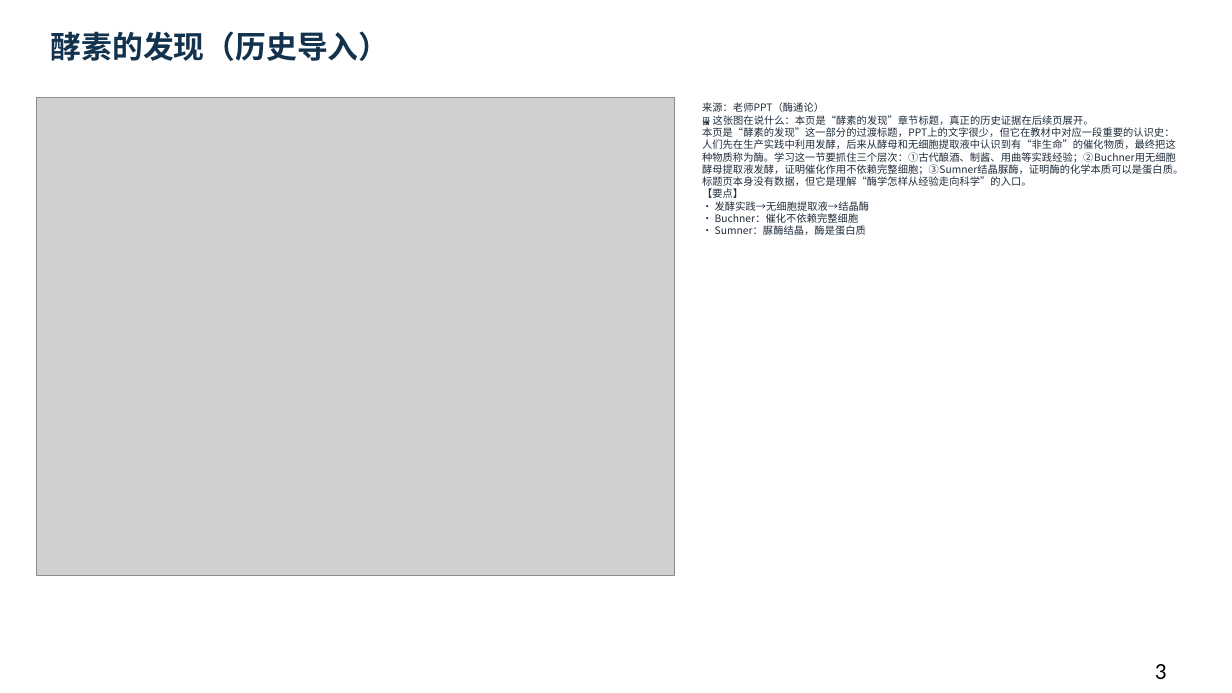
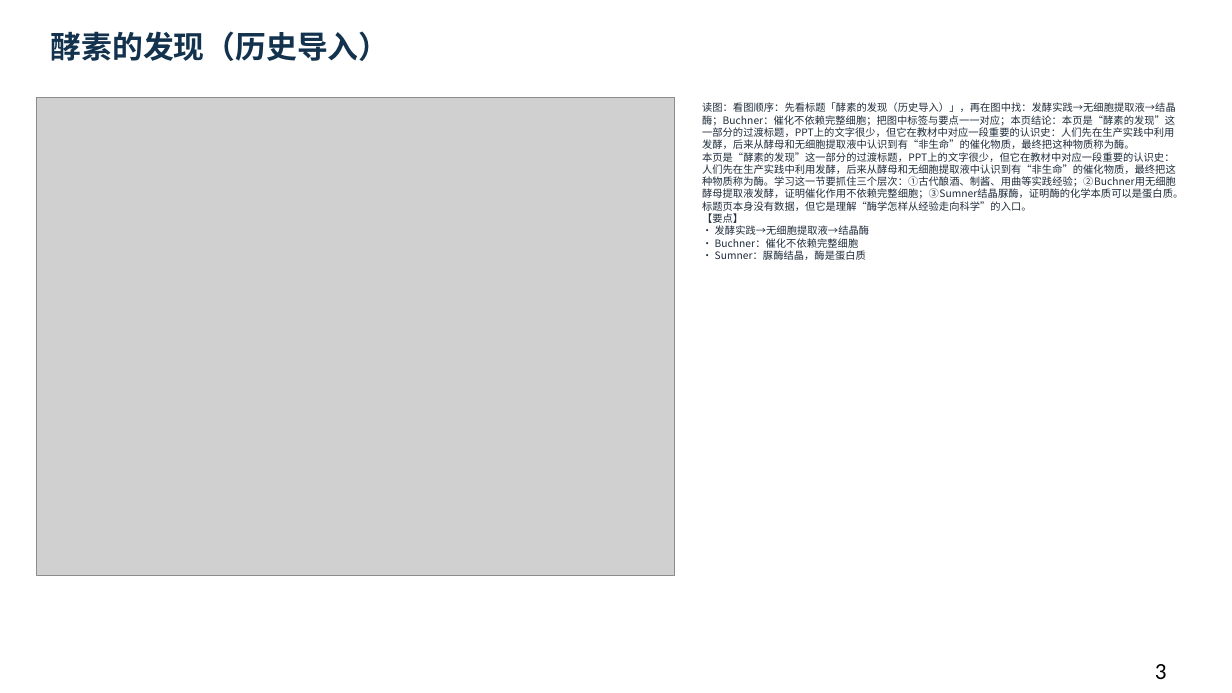
Before and after one commit to newkan-li/Biochemistry, a slide deck: slide 3 of downloads/bc06-ai-style.pptx. Drawn at 1232x693 pixels with LibreOffice and Linux fonts; fonts in the diff are those of the drawing; grey boxes stand for pictures. Boxes give left, top, right and bottom in pixels: in the first picture for what was removed or moved away, otherwise in the second. Text is boxed around its words. In the diff, an @@ line names an element or a change of style, - is before the commit and + after.

```diff
--- a/downloads/bc06-ai-style.pptx
+++ b/downloads/bc06-ai-style.pptx
@@ text at [702,102,1183,260]: text changed @@
-来源：老师PPT（酶通论）
-🖼 这张图在说什么：本页是“酵素的发现”章节标题，真正的历史证据在后续页展开。
-本页是“酵素的发现”这一部分的过渡标题，PPT上的文字很少，但它在教材中对应一段重要的认识史：人们先在生产实践中利用发酵，后来从酵母和无细胞提取液中认识到有“非生命”的催化物质，最终把这种物质称为酶。学习这一节要抓住三个层次：①古代酿酒、制酱、用曲等实践经验；②Buchner用无细胞酵母提取液发酵，证明催化作用不依赖完整细胞；③Sumner结晶脲酶，证明酶的化学本质可以是蛋白质。标题页本身没有数据，但它是理解“酶学怎样从经验走向科学”的入口。
-【要点】
-• 发酵实践→无细胞提取液→结晶酶
-• Buchner：催化不依赖完整细胞
-• Sumner：脲酶结晶，酶是蛋白质
+读图：看图顺序：先看标题「酵素的发现（历史导入）」，再在图中找：发酵实践→无细胞提取液→结晶酶；Buchner：催化不依赖完整细胞；把图中标签与要点一一对应；本页结论：本页是“酵素的发现”这一部分的过渡标题，PPT上的文字很少，但它在教材中对应一段重要的认识史：人们先在生产实践中利用发酵，后来从酵母和无细胞提取液中认识到有“非生命”的催化物质，最终把这种物质称为酶。
+本页是“酵素的发现”这一部分的过渡标题，PPT上的文字很少，但它在教材中对应一段重要的认识史：人们先在生产实践中利用发酵，后来从酵母和无细胞提取液中认识到有“非生命”的催化物质，最终把这种物质称为酶。学习这一节要抓住三个层次：①古代酿酒、制酱、用曲等实践经验；②Buchner用无细胞酵母提取液发酵，证明催化作用不依赖完整细胞；③Sumner结晶脲酶，证明酶的化学本质可以是蛋白质。标题页本身没有数据，但它是理解“酶学怎样从经验走向科学”的入口。
+【要点】
+• 发酵实践→无细胞提取液→结晶酶
+• Buchner：催化不依赖完整细胞
+• Sumner：脲酶结晶，酶是蛋白质
```
Also in this commit, not shown: 151 other slides changed, 5 other files.
